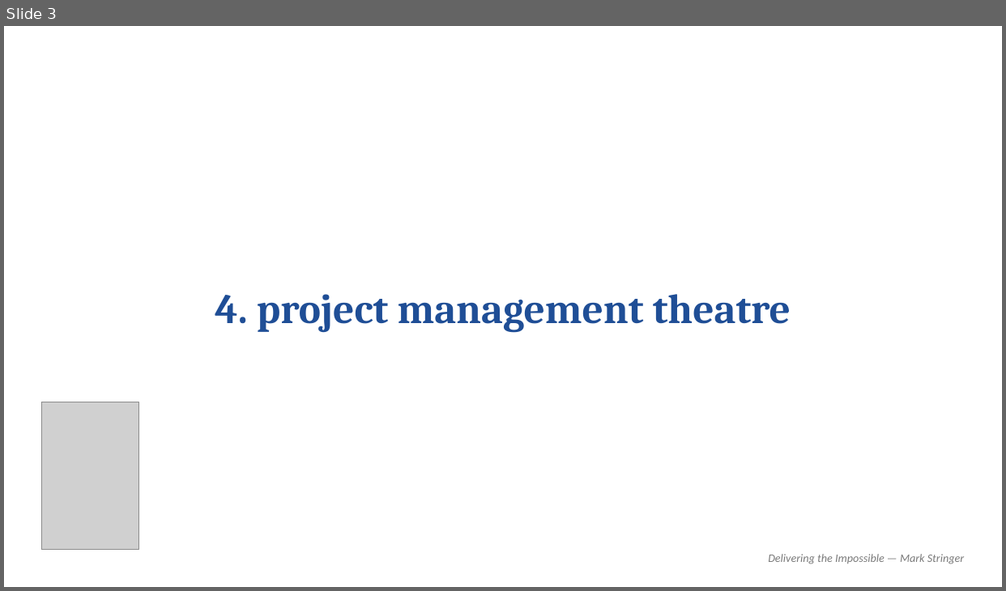
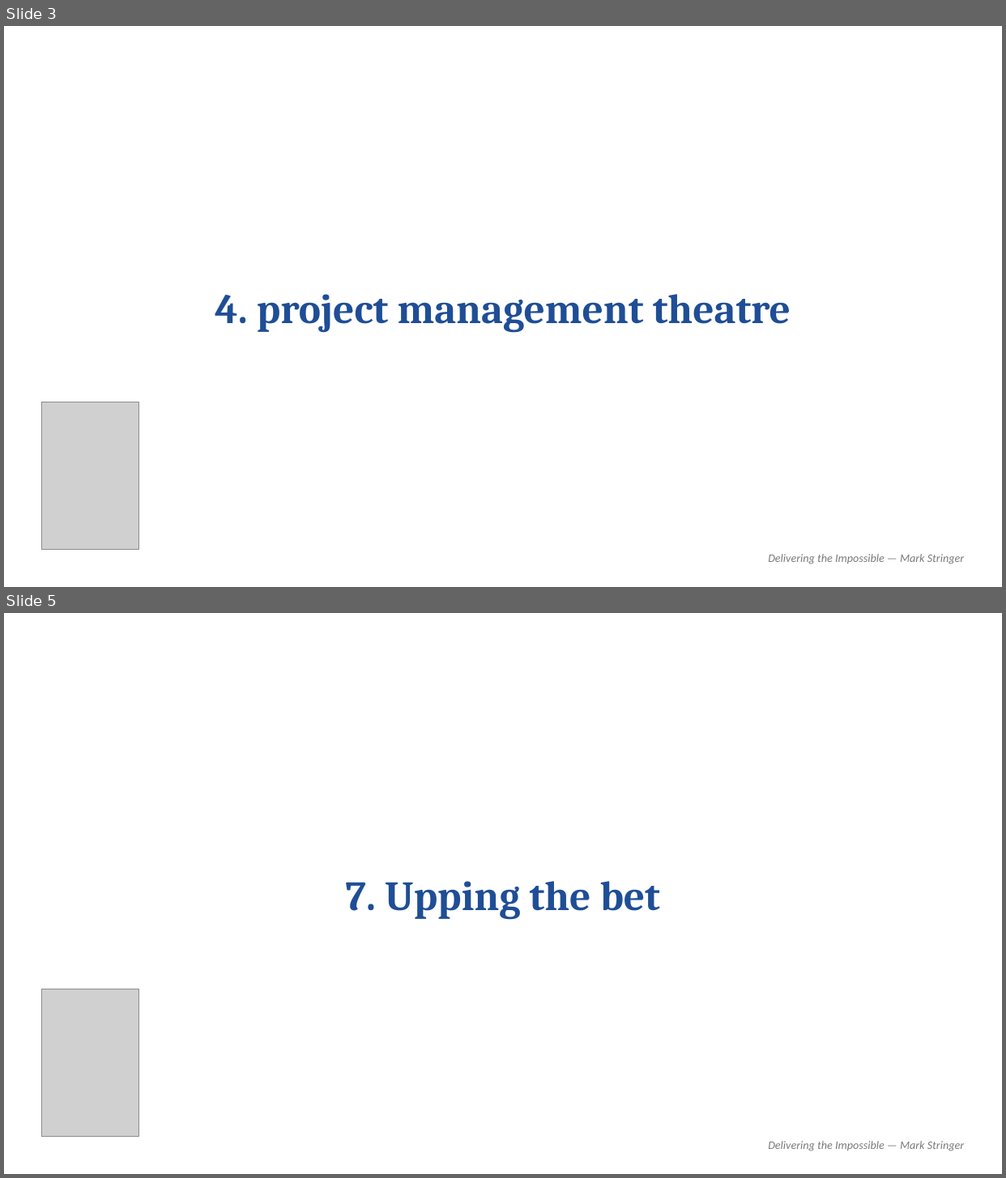
Before and after one commit to MarkStringer/MarketingControlPlane, a slide deck: templates/book-cover-slide-template.pptx. Shown one above the other, each under a label of ours: slide 3 before the commit, slides 3 and 5 after it; the slides between them are not shown. The pictures are 1006x591 and 1006x1178 pixels, drawn with LibreOffice and Linux fonts; fonts in the diff are those of the drawing; grey boxes stand for pictures. Boxes give left, top, right and bottom in pixels: in the first picture for what was removed or moved away, otherwise in the second. Text is boxed around its words. In the diff, an @@ line names an element or a change of style, - is before the commit and + after.

```diff
--- a/templates/book-cover-slide-template.pptx
+++ b/templates/book-cover-slide-template.pptx
@@ slide 5 added at (4,613,1002,1174), background #FFFFFF @@
@@ text added at (346,881,660,919), 40 pt, text #1F4E96, bold @@
+7. Upping the bet
@@ picture added at (41,990,138,1137) @@
@@ text added at (768,1141,964,1152), 11 pt, text #7A7A7A, italic @@
+Delivering the Impossible — Mark Stringer
```
Also in this commit, not shown: 1 other slide added.
